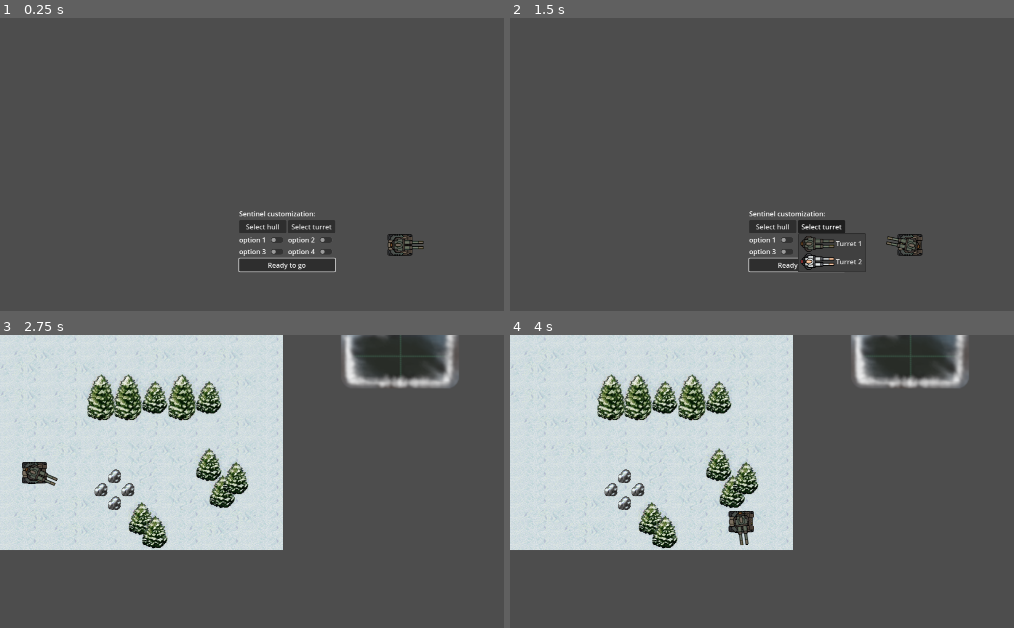
Above: before the commit, frames 1-4 (two rows, left to right).
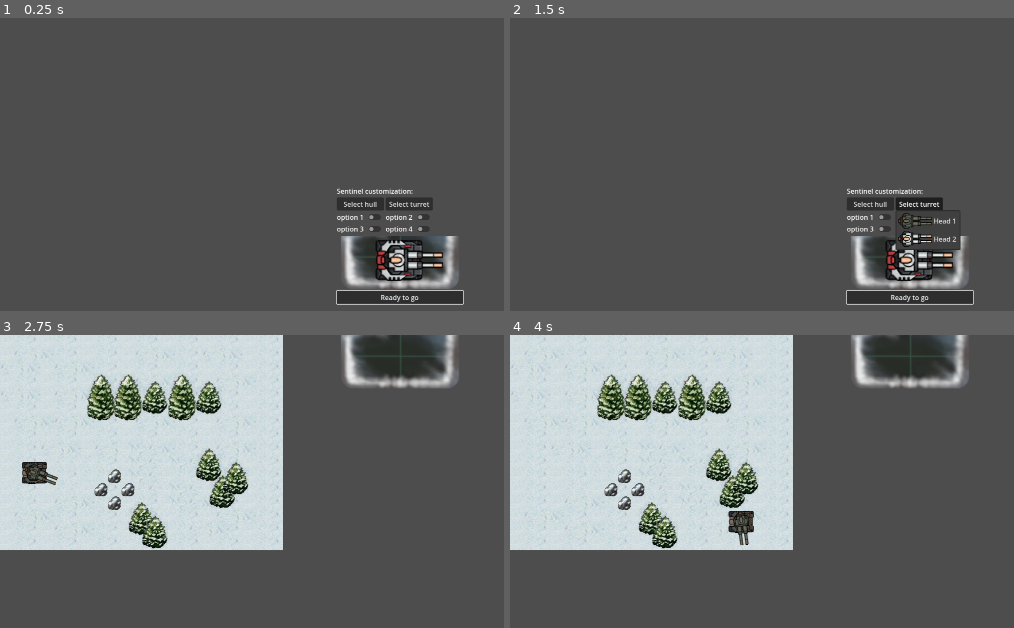
Above: after the commit, the same moments.

Repository: nialsiG/Pleistopia2.0
Game: Godot game, scene res://scenes/custom_menu.tscn
Two runs of this game, one before a commit and one after it. Both use one fixed random seed, a clock stepped at 60 frames per second and the inputs below. This scene is started directly instead of the project's main scene.
Inputs (mouse positions are in pixels of both pictures, inside the frame that each line leads up to):
- Up to frame 1 (0.25 s): no input
- Up to frame 2 (1.5 s): click "Select hull" at 0.5 s; click "Select turret" at 1.25 s
- Up to frame 3 (2.75 s): click "Ready to go" at 2 s
- Up to frame 4 (4 s): tap Enter at 2.75 s; move the mouse to (outside the picture) at 2.77 s; hold Right (move_right) 2.78-3.53 s; tap E (interact) at 2.85, 3.6 s; move the mouse to (751, 584) at 3.52 s; hold Down (move_down) from 3.53 s (still down)

The runs differ from the first frame. In frame 1, 7.8% of the frame differs, in the area x 47-93%, y 58-98%; in frame 2, 7.7%; in frame 3, less than 0.1%; in frame 4, nothing differs.

Commit message:
hull selection

Diff:
--- a/Pleistopia 2.0/scenes/custom_menu.tscn
+++ b/Pleistopia 2.0/scenes/custom_menu.tscn
@@ -5,30 +5,25 @@
 [ext_resource type="Texture2D" uid="uid://bb7lu4elffbfl" path="res://assets/sprites/enemyBody.png" id="3_041lk"]
 [ext_resource type="Texture2D" uid="uid://dfb6xutywgi1m" path="res://assets/sprites/playerHead.png" id="4_50334"]
 [ext_resource type="Texture2D" uid="uid://cfta66d3unikt" path="res://assets/sprites/enemyHead.png" id="5_k2ypy"]
-[ext_resource type="PackedScene" uid="uid://dff4mr2e7jh2a" path="res://scenes/player_sentinel.tscn" id="6_8q7om"]
+[ext_resource type="Texture2D" uid="uid://dulp6vthnwh5l" path="res://assets/ui/uiBackgroundTop.png" id="6_au22a"]
 
-[node name="custom_menu" type="Control"]
-layout_mode = 3
-anchors_preset = 0
+[node name="custom_menu" type="CanvasLayer"]
 script = ExtResource("1_qs34l")
-
-[node name="Control" type="Control" parent="."]
-layout_mode = 3
-anchors_preset = 0
-offset_right = 1151.0
-offset_bottom = 650.0
+hull_1 = ExtResource("2_rds47")
+hull_2 = ExtResource("3_041lk")
+head_1 = ExtResource("4_50334")
+head_2 = ExtResource("5_k2ypy")
 
 [node name="VBoxContainer" type="VBoxContainer" parent="."]
-layout_mode = 1
-anchors_preset = 15
-anchor_right = 1.0
+anchors_preset = 13
+anchor_left = 0.5
+anchor_right = 0.5
 anchor_bottom = 1.0
-offset_left = 52.0
-offset_top = 31.0
-offset_right = 280.0
-offset_bottom = 180.0
+offset_left = -150.0
+offset_right = 150.0
 grow_horizontal = 2
 grow_vertical = 2
+alignment = 1
 
 [node name="Label" type="Label" parent="VBoxContainer"]
 layout_mode = 2
@@ -42,25 +37,11 @@
 layout_mode = 2
 text = "Select hull"
 flat = false
-item_count = 2
-popup/item_0/text = "Hull 1"
-popup/item_0/icon = ExtResource("2_rds47")
-popup/item_0/id = 0
-popup/item_1/text = "Hull 2"
-popup/item_1/icon = ExtResource("3_041lk")
-popup/item_1/id = 1
 
 [node name="ChooseHeadButton" type="MenuButton" parent="VBoxContainer/GridContainer"]
 layout_mode = 2
 text = "Select turret"
 flat = false
-item_count = 2
-popup/item_0/text = "Turret 1"
-popup/item_0/icon = ExtResource("4_50334")
-popup/item_0/id = 0
-popup/item_1/text = "Turret 2"
-popup/item_1/icon = ExtResource("5_k2ypy")
-popup/item_1/id = 1
 
 [node name="HBoxContainer" type="HBoxContainer" parent="VBoxContainer/GridContainer"]
 layout_mode = 2
@@ -103,15 +84,24 @@
 [node name="CheckButton" type="CheckButton" parent="VBoxContainer/GridContainer/HBoxContainer4"]
 layout_mode = 2
 
+[node name="TextureRect" type="TextureRect" parent="VBoxContainer"]
+layout_mode = 2
+texture = ExtResource("6_au22a")
+
+[node name="hull_sprite" type="Sprite2D" parent="VBoxContainer/TextureRect"]
+position = Vector2(148, 58)
+scale = Vector2(1.86538, 1.86538)
+texture = ExtResource("3_041lk")
+
+[node name="head_sprite" type="Sprite2D" parent="VBoxContainer/TextureRect"]
+position = Vector2(148, 58)
+scale = Vector2(1.86538, 1.86538)
+texture = ExtResource("5_k2ypy")
+offset = Vector2(16, 0)
+
 [node name="StartButton" type="Button" parent="VBoxContainer"]
 layout_mode = 2
 focus_neighbor_bottom = NodePath("../GridContainer/HBoxContainer/CheckButton")
 text = "Ready to go"
 
-[node name="player_sentinel" parent="." instance=ExtResource("6_8q7om")]
-position = Vector2(434, 117)
-CAN_MOVE = false
-
-[connection signal="toggled" from="VBoxContainer/GridContainer/ChooseHullButton" to="." method="_on_choose_hull_button_toggled"]
-[connection signal="toggled" from="VBoxContainer/GridContainer/ChooseHeadButton" to="." method="_on_choose_head_button_toggled"]
 [connection signal="pressed" from="VBoxContainer/StartButton" to="." method="_on_start_button_pressed"]
--- a/Pleistopia 2.0/scripts/custom_menu.gd
+++ b/Pleistopia 2.0/scripts/custom_menu.gd
@@ -1,16 +1,45 @@
-extends Control
+extends CanvasLayer
 
 @onready var level_0 = "res://scenes/level_0.tscn"
 @onready var start_button = $VBoxContainer/StartButton
+@onready var hull_model = $VBoxContainer/TextureRect/hull_sprite
+@onready var head_model = $VBoxContainer/TextureRect/head_sprite
+@onready var hull_menu_button = $VBoxContainer/GridContainer/ChooseHullButton
+@onready var head_menu_button = $VBoxContainer/GridContainer/ChooseHeadButton
+
+@export var hull_1: Texture2D
+@export var hull_2: Texture2D
+@export var head_1: Texture2D
+@export var head_2: Texture2D
+
+enum HullId {
+	LEVEL1,
+	LEVEL2
+}
+
+enum HeadId {
+	LEVEL1,
+	LEVEL2
+}
 
 func _ready():
 	start_button.grab_focus()
+	# hull
+	hull_menu_button.get_popup().add_icon_item(hull_1, "Hull 1", HullId.LEVEL1)
+	hull_menu_button.get_popup().add_icon_item(hull_2, "Hull 2", HullId.LEVEL2)
+	hull_menu_button.get_popup().id_pressed.connect(_on_hull_menu_pressed)
+	# head
+	head_menu_button.get_popup().add_icon_item(head_1, "Head 1", HeadId.LEVEL1)
+	head_menu_button.get_popup().add_icon_item(head_2, "Head 2", HeadId.LEVEL2)
+	head_menu_button.get_popup().id_pressed.connect(_on_head_menu_pressed)
+
+func _on_hull_menu_pressed(id: int):
+	print("Hull ID: ", id)
+	hull_model.texture = hull_menu_button.get_popup().get_item_icon(id)
+
+func _on_head_menu_pressed(id: int):
+	print("Head ID: ", id)
+	head_model.texture = head_menu_button.get_popup().get_item_icon(id)
 
 func _on_start_button_pressed():
 	get_tree().change_scene_to_file(level_0)
-
-func _on_choose_hull_button_toggled(toggled_on):
-	print("An hull has been selected")
-
-func _on_choose_head_button_toggled(toggled_on):
-	print("An head has been selected")
--- a/Pleistopia 2.0/scripts/player_sentinel.gd
+++ b/Pleistopia 2.0/scripts/player_sentinel.gd
@@ -2,6 +2,7 @@
 class_name Sentinel
 
 @export var CAN_MOVE = true
+@export var SHOW_HUD = true
 @export var MAX_SPEED = 500
 @export var ACCELERATION = 1500
 @export var FRICTION = 1200
Not shown, added: Pleistopia 2.0/scenes/cusD15A.tmp
